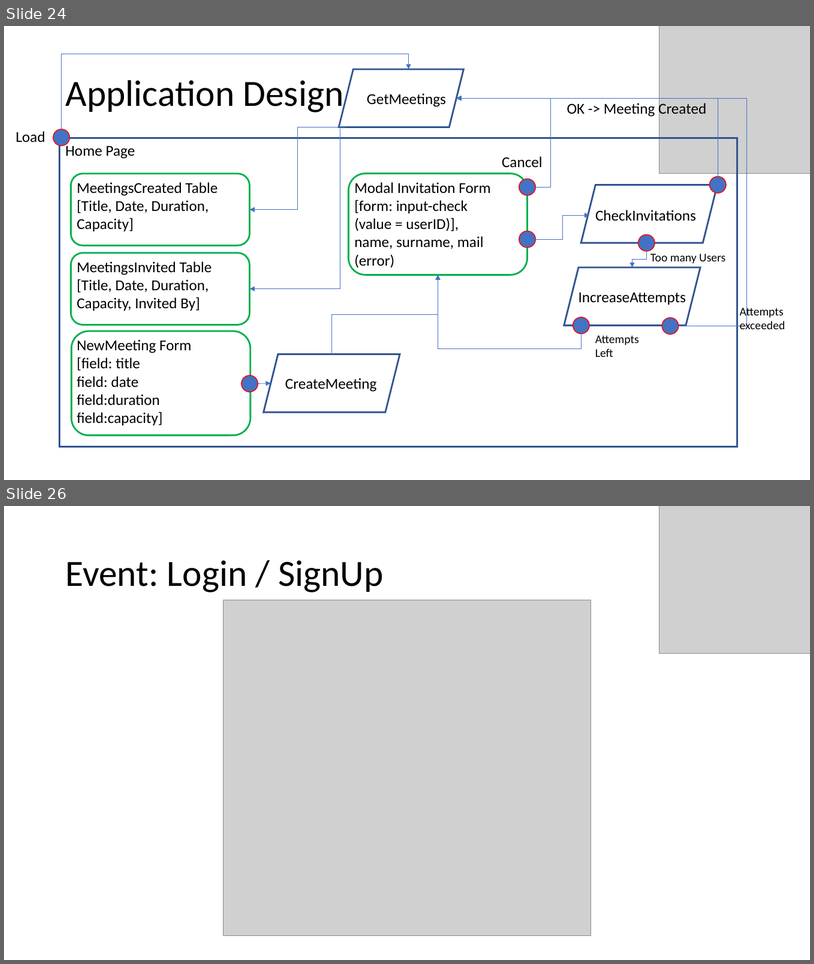
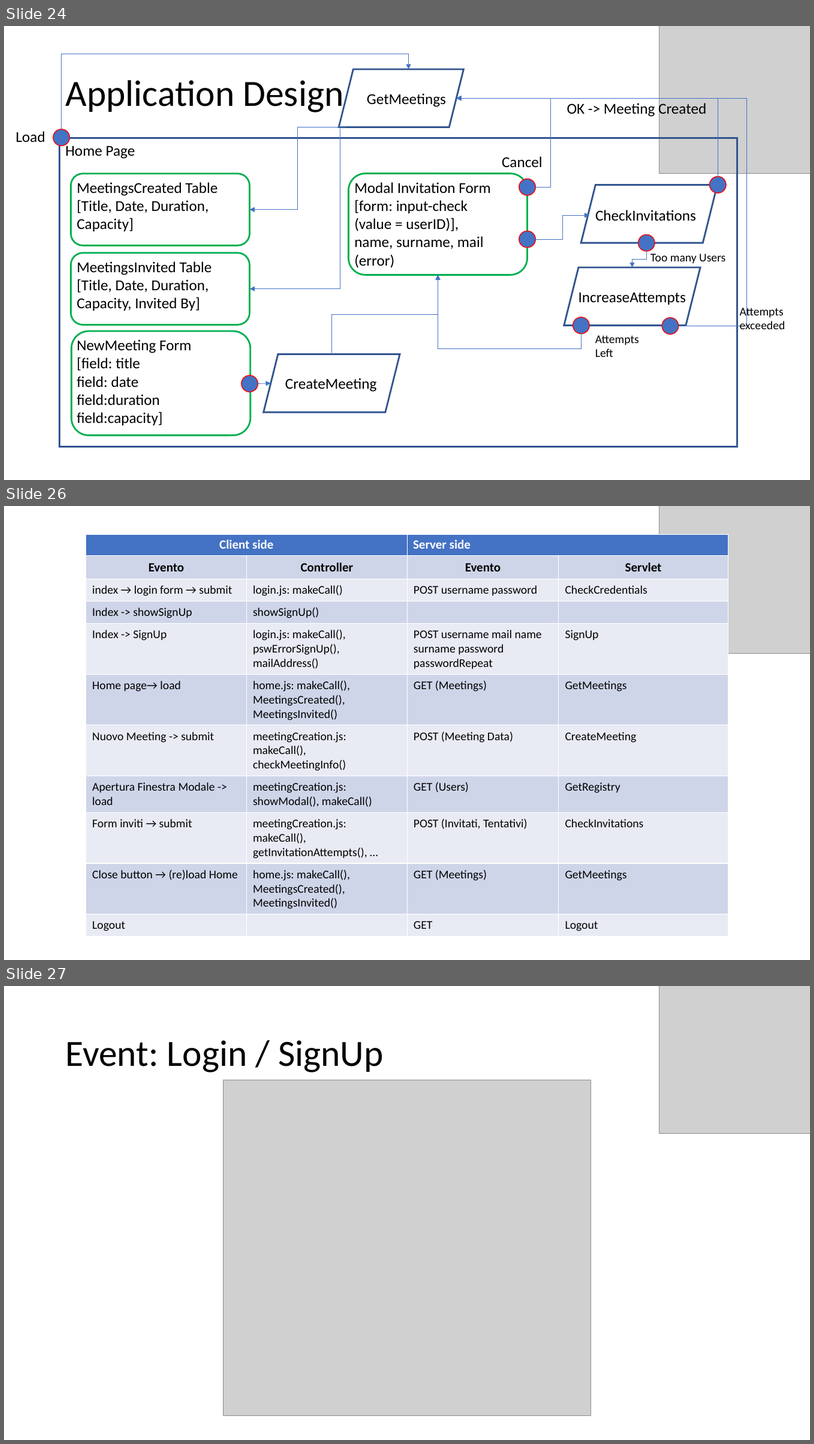
Before and after one commit to AlessandroSironi/TIW-Project-2022, a slide deck: docs/TIW - Documentazione.pptx. Shown one above the other, each under a label of ours: slides 24 and 26 before the commit, slides 24, 26 and 27 after it; the slides between them are not shown. The pictures are 814x964 and 814x1444 pixels, drawn with LibreOffice and Linux fonts; fonts in the diff are those of the drawing; grey boxes stand for pictures. Boxes give left, top, right and bottom in pixels: in the first picture for what was removed or moved away, otherwise in the second. Text is boxed around its words. In the diff, an @@ line names an element or a change of style, - is before the commit and + after.

```diff
--- a/docs/TIW - Documentazione.pptx
+++ b/docs/TIW - Documentazione.pptx
@@ slide 26 added at [4, 506, 810, 960], background #FFFFFF @@
@@ picture added at [660, 506, 810, 654] @@
@@ table added at [86, 534, 729, 933], 11 rows, 4 columns @@
+Client side |  | Server side | 
+Evento | Controller | Evento | Servlet
+index → login form → submit | login.js: makeCall() | POST username password | CheckCredentials
+Index -> showSignUp | showSignUp() |  | 
+Index -> SignUp | login.js: makeCall(), pswErrorSignUp(), mailAddress() | POST username mail name surname password passwordRepeat | SignUp
+Home page→ load | home.js: makeCall(), MeetingsCreated(), MeetingsInvited() | GET (Meetings) | GetMeetings
+Nuovo Meeting -> submit | meetingCreation.js: makeCall(), checkMeetingInfo() | POST (Meeting Data) | CreateMeeting
+Apertura Finestra Modale -> load | meetingCreation.js: showModal(), makeCall() | GET (Users) | GetRegistry
+Form inviti → submit | meetingCreation.js: makeCall(), getInvitationAttempts(), … | POST (Invitati, Tentativi) | CheckInvitations
+Close button → (re)load Home | home.js: makeCall(), MeetingsCreated(), MeetingsInvited() | GET (Meetings) | GetMeetings
+Logout |  | GET | Logout
@@ what was slide 26 is now slide 27 @@
```
Also in this commit, not shown: 2 slides changed.
